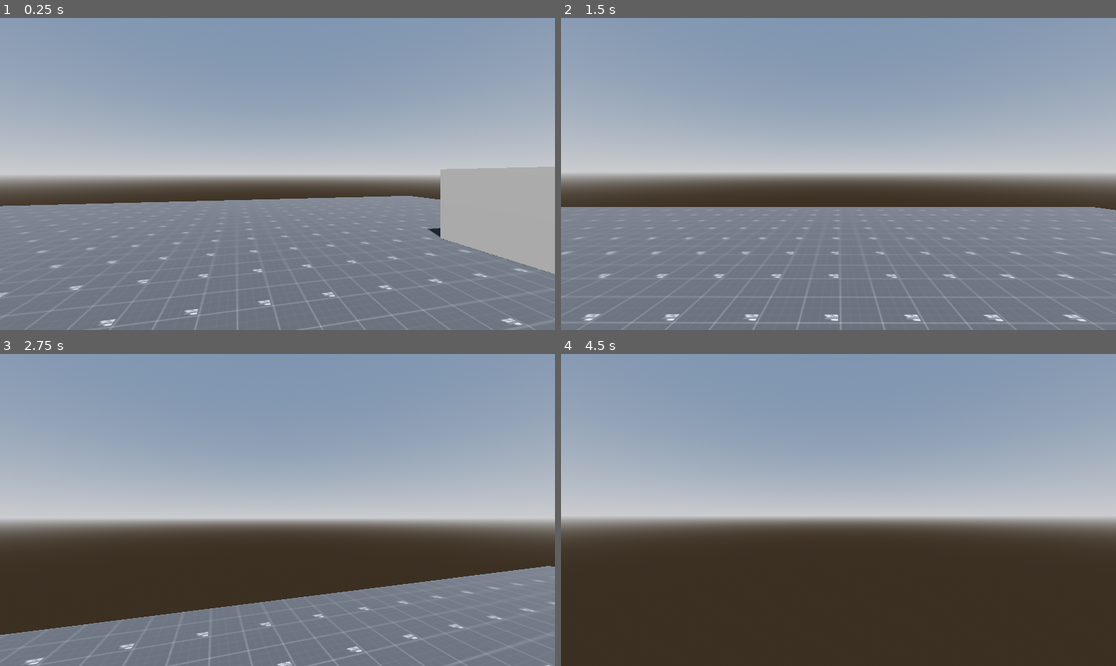
Above: before the commit, frames 1-4 (two rows, left to right).
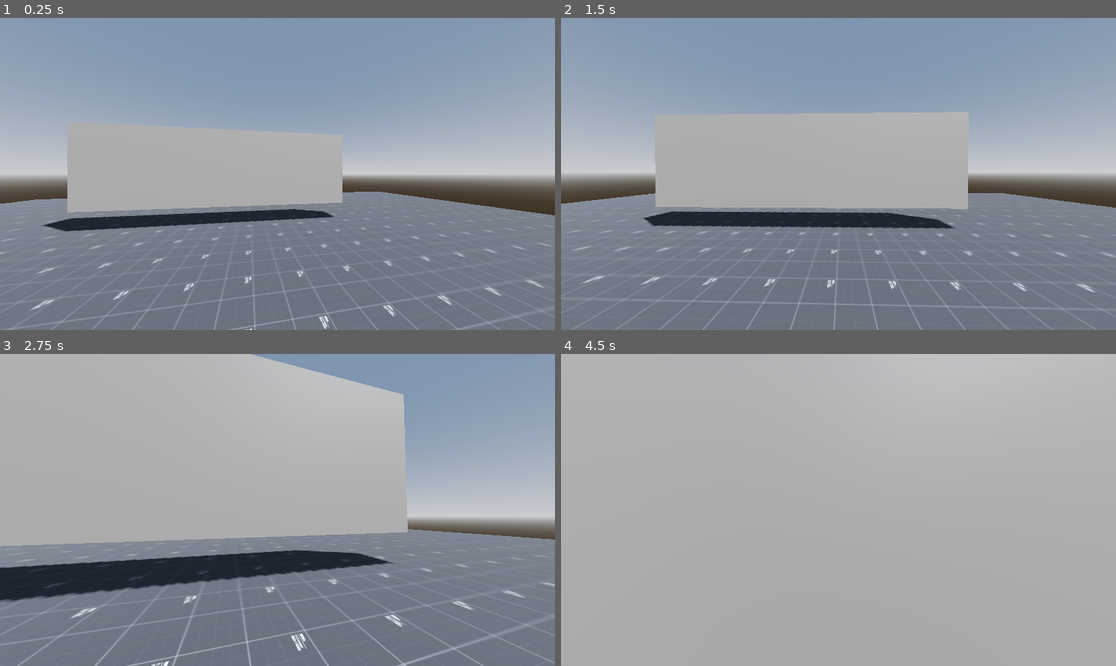
Above: after the commit, the same moments.

Repository: dungsithach5/Graduation-project-game-indie
Game: Godot game, scene res://levels/sandbox.tscn
Same seed, same stepped clock (60 frames per second), same inputs: the game is played once before the commit and once after it. This scene is started directly instead of the project's main scene.
Inputs (mouse positions are in pixels of both pictures, inside the frame that each line leads up to):
- Up to frame 1 (0.25 s): no input
- Up to frame 2 (1.5 s): move the mouse to (866, 174) at 0.52 s; hold Ctrl (crouch) 0.53-1.28 s; hold W (forward) from 0.53 s (still down); tap Shift (sprint) at 0.8, 1.35 s; move the mouse to (810, 174) at 1.27 s
- Up to frame 3 (2.75 s): keep holding W (forward); tap Ctrl (crouch) at 1.55 s; move the mouse to (288, 503) at 2.02 s; hold Ctrl (crouch) from 2.03 s (still down); tap Shift (sprint) at 2.3 s
- Up to frame 4 (4.5 s): keep holding W (forward); move the mouse to (832, 516) at 2.77 s; release Ctrl (crouch) at 2.78 s; tap Shift (sprint) at 2.85, 3.8, 4.35 s; tap Ctrl (crouch) at 3.05 s; move the mouse to (877, 513) at 3.52 s; hold Ctrl (crouch) 3.53-4.28 s; move the mouse to (794, 506) at 4.27 s

The runs differ from the first frame. In frame 1, 17% of the frame differs, in the area x 0-100%, y 39-100%; in frame 2, 15%; in frame 3, 51%; in frame 4, 83%, in the area x 0-100%, y 0-100%.

Commit message:
Headbobbing & Field of View Change When Sprinting

Diff:
--- a/levels/sandbox.tscn
+++ b/levels/sandbox.tscn
@@ -26,19 +26,19 @@
 environment = SubResource("Environment_7he1i")
 
 [node name="DirectionalLight3D" type="DirectionalLight3D" parent="."]
-transform = Transform3D(-0.8660254, -0.43301278, 0.25, 0, 0.49999997, 0.86602545, -0.50000006, 0.75, -0.43301266, 0, 0, 0)
+transform = Transform3D(-0.8660254, -0.43301278, 0.25, 0, 0.49999997, 0.86602545, -0.50000006, 0.75, -0.43301266, 0, 9.365622, -0.100951195)
 shadow_enabled = true
 
 [node name="Floor" type="CSGBox3D" parent="."]
-transform = Transform3D(1, 0, 0, 0, 1, 0, 0, 0, 1, 0, 0.52406335, 0)
+transform = Transform3D(1, 0, 0, 0, 1, 0, 0, 0, 1, 0, -0.12571287, 0)
 use_collision = true
 size = Vector3(30, 1, 30)
 material = SubResource("StandardMaterial3D_noarx")
 
 [node name="Wall" type="CSGBox3D" parent="."]
-transform = Transform3D(1, 0, 0, 0, 1, 0, 0, 0, 1, -6.79433, 1.5280063, 0)
+transform = Transform3D(1, 0, 0, 0, 1, 0, 0, 0, 1, -6.79433, 2.541405, 0)
 use_collision = true
 size = Vector3(1, 3, 10)
 
 [node name="Player" parent="." instance=ExtResource("2_whpuv")]
-transform = Transform3D(-0.9799733, 0, 0.19912851, 0, 1, 0, -0.19912851, 0, -0.9799733, -0.48435783, 1.3770348, 0.16527057)
+transform = Transform3D(0.17737676, 0, 0.98414296, 0, 1, 0, -0.98414296, 0, 0.17737676, 0.013681769, 0.39750075, -0.93132544)
--- a/player/player.gd
+++ b/player/player.gd
@@ -12,10 +12,11 @@
 const crouching_speed: float = 1.0
 const crouching_depth: float = -0.9
 const jump_velocity: float = 4.0
+var current_speed: float = 3.0
 const SPEED = 5.0
 var moving: bool = false
-# var input_dir: Vector2 = Vector2.ZERO
-# var direction: Vector3 = Vector3.ZERO
+var input_dir: Vector2 = Vector2.ZERO
+var direction: Vector3 = Vector3.ZERO
 var lerp_speed: float = 10.0
 var mouse_input: Vector2
 var is_in_air: bool = false
@@ -31,8 +32,27 @@
 	}
 var player_state: PlayerState = PlayerState.IDLE_STAND
 
+# Headbobbing Vars
+const head_bobbing_sprinting_speed: float = 22.0
+const head_bobbing_walking_speed: float = 14.0
+const head_bobbing_crouching_speed: float = 10.0
+const head_bobbing_sprinting_intensity: float = 0.2
+const head_bobbing_walking_intensity: float = 0.1
+const head_bobbing_crouching_intensity: float = 0.05
+var head_bobbing_current_intensity: float = 0.0
+var head_bobbing_vector: Vector2 = Vector2.ZERO
+var head_bobbing_index: float = 0.0
+var last_bob_position_x: float = 0.0 # Tracks the previous horizontal head-bob position
+var last_bob_direction: int = 0 # Tracks the previous movement direction of the bob (-1 = left, +1 = right)
+
 var mouse_sensitivty: float = 0.2
 
+# Player Settings
+var base_fov: float = 90.0
+var normal_sensitivity: float = 0.2
+var current_sensitivity: float = normal_sensitivity
+var sensitivity_restore_speed: float = 5.0 # tweak for smoothness
+var sensitivity_fading_in: bool = false
 
 func _ready() -> void:
 	Input.set_mouse_mode(Input.MOUSE_MODE_CAPTURED)
@@ -47,39 +67,95 @@
 
 
 func _physics_process(delta: float) -> void:
-	# updatePLayerState()
-	# updateCamera(delta)
+	updatePLayerState()
+	updateCamera(delta)
 	# Add the gravity.
 	if not is_on_floor():
 		velocity += get_gravity() * delta
 
 	# Get the input direction and handle the movement/deceleration.
-	# As good practice, you should replace UI actions with custom gameplay actions.
-	var input_dir := Input.get_vector("left", "right", "forward", "back")
-	var direction := (transform.basis * Vector3(input_dir.x, 0, input_dir.y)).normalized()
+	input_dir = Input.get_vector("left", "right", "forward", "back")
+	direction = (transform.basis * Vector3(input_dir.x, 0, input_dir.y)).normalized()
 	if direction:
-		velocity.x = direction.x * SPEED
-		velocity.z = direction.z * SPEED
+		velocity.x = direction.x * current_speed
+		velocity.z = direction.z * current_speed
 	else:
-		velocity.x = move_toward(velocity.x, 0, SPEED)
-		velocity.z = move_toward(velocity.z, 0, SPEED)
+		velocity.x = move_toward(velocity.x, 0, current_speed)
+		velocity.z = move_toward(velocity.z, 0, current_speed)
 
 	move_and_slide()
 
-# func updatePLayerState() -> void:
-# 	moving = (input_dir != Vector2.ZERO)
-# 	if not is_on_floor():
-# 		player_state = PlayerState.AIR
-# 	else:
-# 		if Input.is_action_pressed("crouch"):
-# 			if not moving:
-# 				player_state = PlayerState.IDLE_CROUCH
-# 			else:
-# 				player_state = PlayerState.CROUCHING
-# 		elif standup_check.is_colliding():
-# 			if not moving:
-# 				player_state = PlayerState.IDLE_STAND
-# 			elif Input.is_action_pressed("sprint"):
-# 				player_state = PlayerState.SPRINTING
-# 			else:
-# 				player_state = PlayerState.WALKING
+func updatePLayerState() -> void:
+	moving = (input_dir != Vector2.ZERO)
+	if not is_on_floor():
+		player_state = PlayerState.AIR
+	else:
+		if Input.is_action_pressed("crouch"):
+			if not moving:
+				player_state = PlayerState.IDLE_CROUCH
+			else:
+				player_state = PlayerState.CROUCHING
+		elif !standup_check.is_colliding():
+			if not moving:
+				player_state = PlayerState.IDLE_STAND
+			elif Input.is_action_pressed("sprint"):
+				player_state = PlayerState.SPRINTING
+			else:
+				player_state = PlayerState.WALKING
+
+	updatePlayerColShape(player_state)
+	updatePlayerSpeed(player_state)
+
+func updatePlayerColShape(_player_state: PlayerState) -> void:
+	if _player_state == PlayerState.CROUCHING or _player_state == PlayerState.IDLE_CROUCH:
+		standing_collision_shape.disabled = true
+		crouching_collision_shape.disabled = false
+	else:
+		standing_collision_shape.disabled = false
+		crouching_collision_shape.disabled = true
+
+func updatePlayerSpeed(_player_state: PlayerState) -> void:
+	if _player_state == PlayerState.CROUCHING or _player_state == PlayerState.IDLE_CROUCH:
+		current_speed = crouching_speed
+	elif _player_state == PlayerState.WALKING:
+		current_speed = walking_speed
+	elif _player_state == PlayerState.SPRINTING:
+		current_speed = sprinting_speed
+	else:
+		current_speed = walking_speed
+
+func updateCamera(delta: float) -> void:
+	if player_state == PlayerState.AIR:
+		pass
+
+	if player_state == PlayerState.CROUCHING or player_state == PlayerState.IDLE_CROUCH:
+		head.position.y = lerp(head.position.y, 1.8 + crouching_depth, delta * lerp_speed)
+		camera_3d.fov = lerp(camera_3d.fov, base_fov * 0.95, delta * lerp_speed)
+		head_bobbing_current_intensity = head_bobbing_crouching_intensity
+		if moving:
+			head_bobbing_index += head_bobbing_crouching_speed * delta
+	elif player_state == PlayerState.IDLE_STAND:
+		head.position.y = lerp(head.position.y, 1.8, delta * lerp_speed)
+		camera_3d.fov = lerp(camera_3d.fov, base_fov, delta * lerp_speed)
+		head_bobbing_current_intensity = head_bobbing_walking_intensity
+	elif player_state == PlayerState.WALKING:
+		head.position.y = lerp(head.position.y, 1.8, delta * lerp_speed)
+		camera_3d.fov = lerp(camera_3d.fov, base_fov, delta * lerp_speed)
+		head_bobbing_current_intensity = head_bobbing_walking_intensity
+		if moving:
+			head_bobbing_index += head_bobbing_walking_speed * delta
+	elif player_state == PlayerState.SPRINTING:
+		head.position.y = lerp(head.position.y, 1.8, delta * lerp_speed)
+		camera_3d.fov = lerp(camera_3d.fov, base_fov * 1.05, delta * lerp_speed)
+		head_bobbing_current_intensity = head_bobbing_sprinting_intensity
+		if moving:
+			head_bobbing_index += head_bobbing_sprinting_speed * delta
+
+	head_bobbing_vector.y = sin(head_bobbing_index)
+	head_bobbing_vector.x = (sin(head_bobbing_index / 2.0))
+	if moving:
+		eyes.position.y = lerp(eyes.position.y, head_bobbing_vector.y * (head_bobbing_current_intensity / 2.0), delta * lerp_speed)
+		eyes.position.x = lerp(eyes.position.x, head_bobbing_vector.x * (head_bobbing_current_intensity), delta * lerp_speed)
+	else:
+		eyes.position.y = lerp(eyes.position.y, 0.0, delta * lerp_speed)
+		eyes.position.x = lerp(eyes.position.x, 0.0, delta * lerp_speed)
--- a/player/player.tscn
+++ b/player/player.tscn
@@ -20,12 +20,14 @@
 shape = SubResource("CapsuleShape3D_i3pqv")
 
 [node name="Head" type="Node3D" parent="."]
-transform = Transform3D(1, 0, 0, 0, 1, 0, 0, 0, 1, 0, 1.8, 0)
+transform = Transform3D(1, 0, 0, 0, 1, 0, 0, 0, 1, 0, 1.9671638, 0)
 
 [node name="Eyes" type="Node3D" parent="Head"]
 
 [node name="Camera3D" type="Camera3D" parent="Head/Eyes"]
+transform = Transform3D(1, 0, 0, 0, 1, 0, 0, 0, 1, 0, 0.1121614, 0)
 current = true
+fov = 90.0
 
 [node name="StandupCheck" type="RayCast3D" parent="."]
 target_position = Vector3(0, 2, 0)
